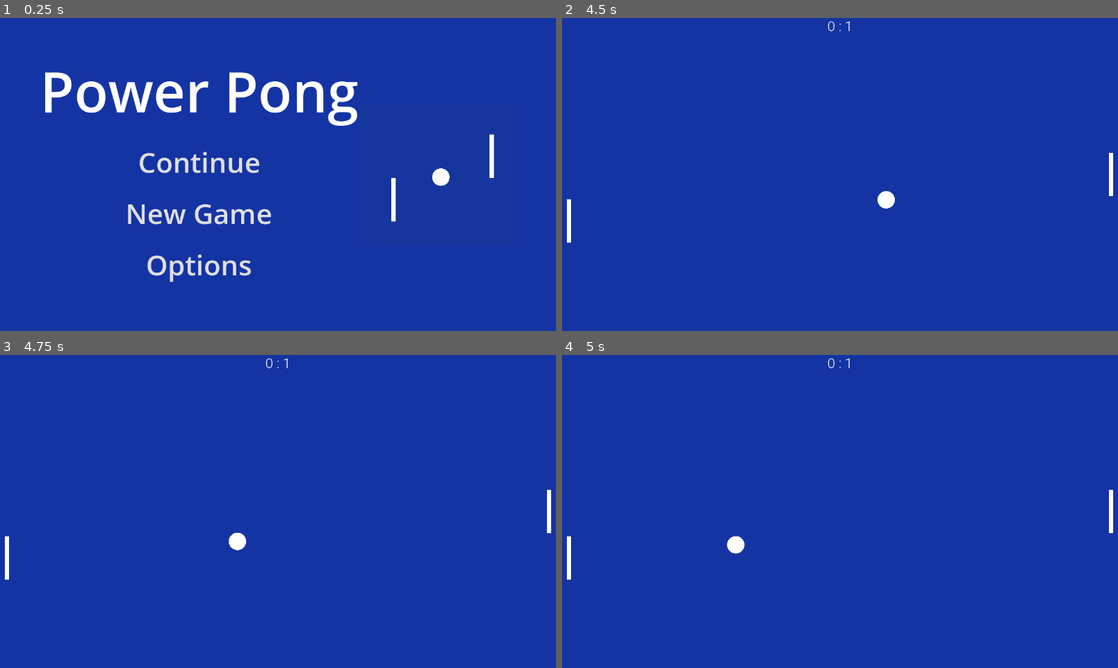
Above: before the commit, frames 1-4 (two rows, left to right).
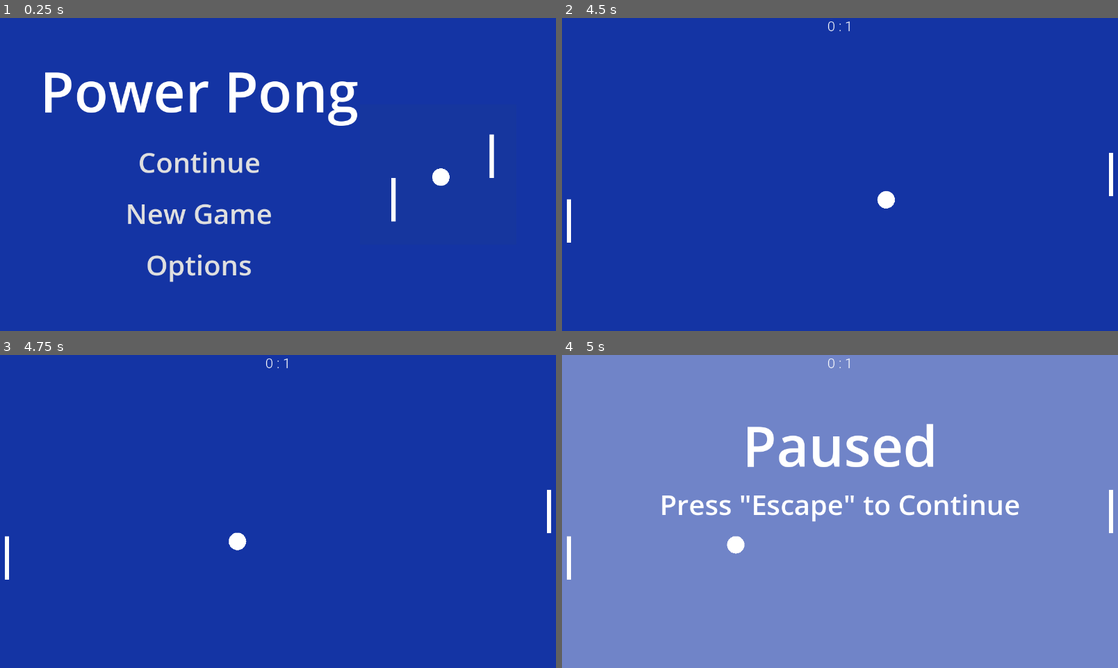
Above: after the commit, the same moments.

Repository: tjreed15/pong
Game: Godot game, scene res://scenes/menu/Menu.tscn
Same seed, same stepped clock (60 frames per second), same inputs: the game is played once before the commit and once after it.
Inputs (mouse positions are in pixels of both pictures, inside the frame that each line leads up to):
- Up to frame 1 (0.25 s): no input
- Up to frame 2 (4.5 s): click "New Game" at 0.5 s; move the mouse to (962, 158) at 1.27 s; move the mouse to (728, 190) at 2.02 s; move the mouse to (895, 105) at 2.77 s; move the mouse to (812, 237) at 3.52 s; move the mouse to (1006, 221) at 4.27 s
- Up to frame 3 (4.75 s): no input
- Up to frame 4 (5 s): tap Escape (pause) at 4.9 s

Frames 1-3 are identical in both runs. In frame 4, 100% of the frame differs, in the area x 0-100%, y 0-100%.

Commit message:
Added minor pause menu

Diff:
--- a/godot/controllers/GameController.gd
+++ b/godot/controllers/GameController.gd
@@ -1,6 +1,8 @@
 class_name GameController extends Node
 
+@onready var pauseMenu: Control = %PauseMenu
 
 func _process(_delta: float) -> void:
 	if Input.is_action_just_pressed("pause"):
 		get_tree().paused = not get_tree().paused
+		self.pauseMenu.visible = not self.pauseMenu.visible
--- /dev/null
+++ b/godot/pause/PauseMenu.tscn
@@ -0,0 +1,47 @@
+[gd_scene format=3 uid="uid://dtr83cwyjumv3"]
+
+[node name="PauseMenu" type="Control"]
+layout_mode = 3
+anchors_preset = 15
+anchor_right = 1.0
+anchor_bottom = 1.0
+grow_horizontal = 2
+grow_vertical = 2
+
+[node name="ColorRect" type="ColorRect" parent="."]
+layout_mode = 1
+anchors_preset = 15
+anchor_right = 1.0
+anchor_bottom = 1.0
+grow_horizontal = 2
+grow_vertical = 2
+color = Color(1, 1, 1, 0.392157)
+
+[node name="MarginContainer" type="MarginContainer" parent="ColorRect"]
+layout_mode = 1
+anchors_preset = 15
+anchor_right = 1.0
+anchor_bottom = 1.0
+grow_horizontal = 2
+grow_vertical = 2
+theme_override_constants/margin_left = 120
+theme_override_constants/margin_top = 120
+theme_override_constants/margin_right = 120
+theme_override_constants/margin_bottom = 120
+
+[node name="VBoxContainer" type="VBoxContainer" parent="ColorRect/MarginContainer"]
+layout_mode = 2
+
+[node name="PausedLabel" type="Label" parent="ColorRect/MarginContainer/VBoxContainer"]
+layout_mode = 2
+theme_override_font_sizes/font_size = 128
+text = "Paused"
+horizontal_alignment = 1
+vertical_alignment = 1
+
+[node name="Subtitle" type="Label" parent="ColorRect/MarginContainer/VBoxContainer"]
+layout_mode = 2
+theme_override_font_sizes/font_size = 64
+text = "Press \"Escape\" to Continue"
+horizontal_alignment = 1
+vertical_alignment = 1
--- a/godot/scenes/main/Main.tscn
+++ b/godot/scenes/main/Main.tscn
@@ -11,6 +11,7 @@
 [ext_resource type="Script" path="res://controllers/PlayerController.gd" id="8_8tvja"]
 [ext_resource type="Script" path="res://powerups/AccelerationPowerUp.gd" id="9_nkclw"]
 [ext_resource type="Script" path="res://controllers/AIController.gd" id="10_rbn2i"]
+[ext_resource type="PackedScene" uid="uid://dtr83cwyjumv3" path="res://pause/PauseMenu.tscn" id="12_4ytxw"]
 
 [sub_resource type="Theme" id="Theme_jts08"]
 Label/font_sizes/font_size = 32
@@ -91,5 +92,9 @@
 [node name="AccelerationPowerUp" type="Node" parent="Player2/Paddle"]
 script = ExtResource("9_nkclw")
 
+[node name="PauseMenu" parent="." instance=ExtResource("12_4ytxw")]
+unique_name_in_owner = true
+visible = false
+
 [connection signal="scored_on" from="Player1/Goal" to="." method="_on_player_scored_on"]
 [connection signal="scored_on" from="Player2/Goal" to="." method="_on_player_scored_on"]
Not shown: 1 places in godot/scenes/main/Main.tscn that only renumber resources
